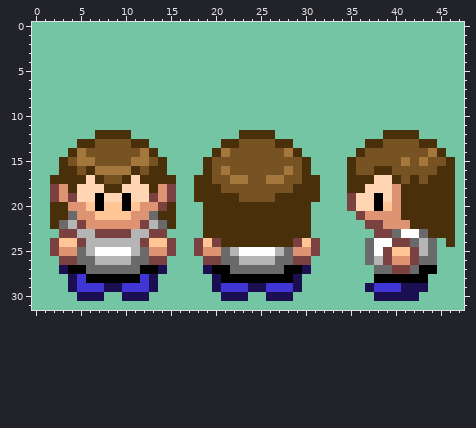
Pixel-art sprite: graphics/object_events/pics/people/gym_leaders/juju.png. This is how it looked before the edit.
The file is 48x32 pixels.
Now the later version:
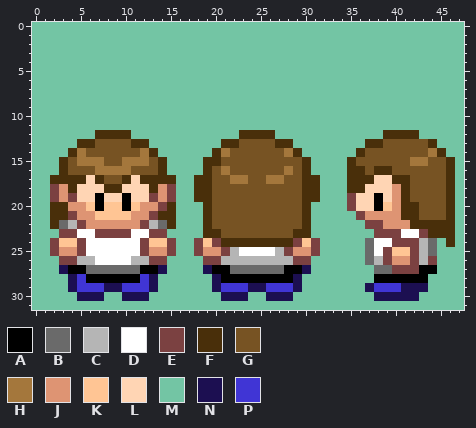
Palette (. is transparent): A #000000  B #6a6a6a  C #b5b5b5  D #ffffff  E #7b4141  F #492f0a  G #775323  H #a4773c  J #de9473  K #ffc594  L #ffd5b4  M #73c5a4  N #1c0f51  P #4035d5
What changed:
Changed rows in their new state; - is an unchanged pixel.
first column x 4:
13 ---------------------------------------G--
15 ---H--H---------F--------------------GH---
16 G-G----G-G----------------------F--------G
17 -------------------------------------FG-GG
18 ----------------G--------G------------GGGG
19 ----------------GGG----GGG------------GGGG
20 ----------------GGGGGGGGGG-------------GGG
21 E--------E------GGGGGGGGGG-------------GGG
22 ----------------GGGGGGGGGG----------------
23 -DD----DD--------GGGGGGGG-----------E--E--
24 --DDDDDD------------------------------E---
25 -ED----DE--------E------E-----------------
26 -CCDDDDCC--------CC----CC--------------CE-
27 --------------------------------------E---
